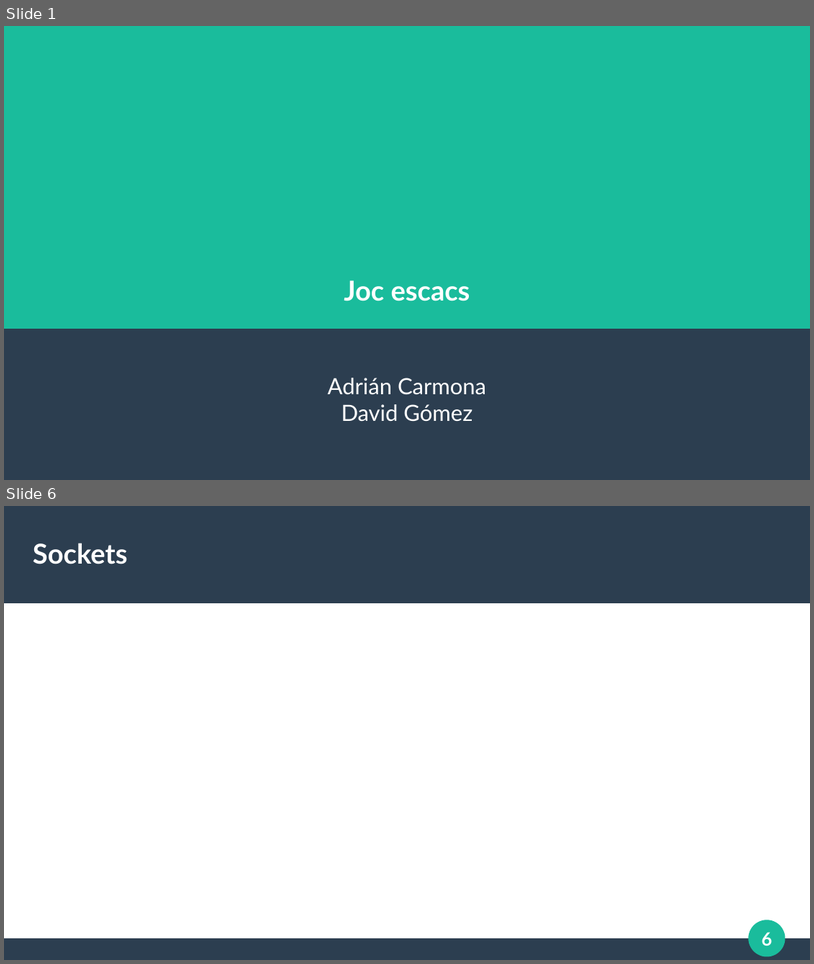
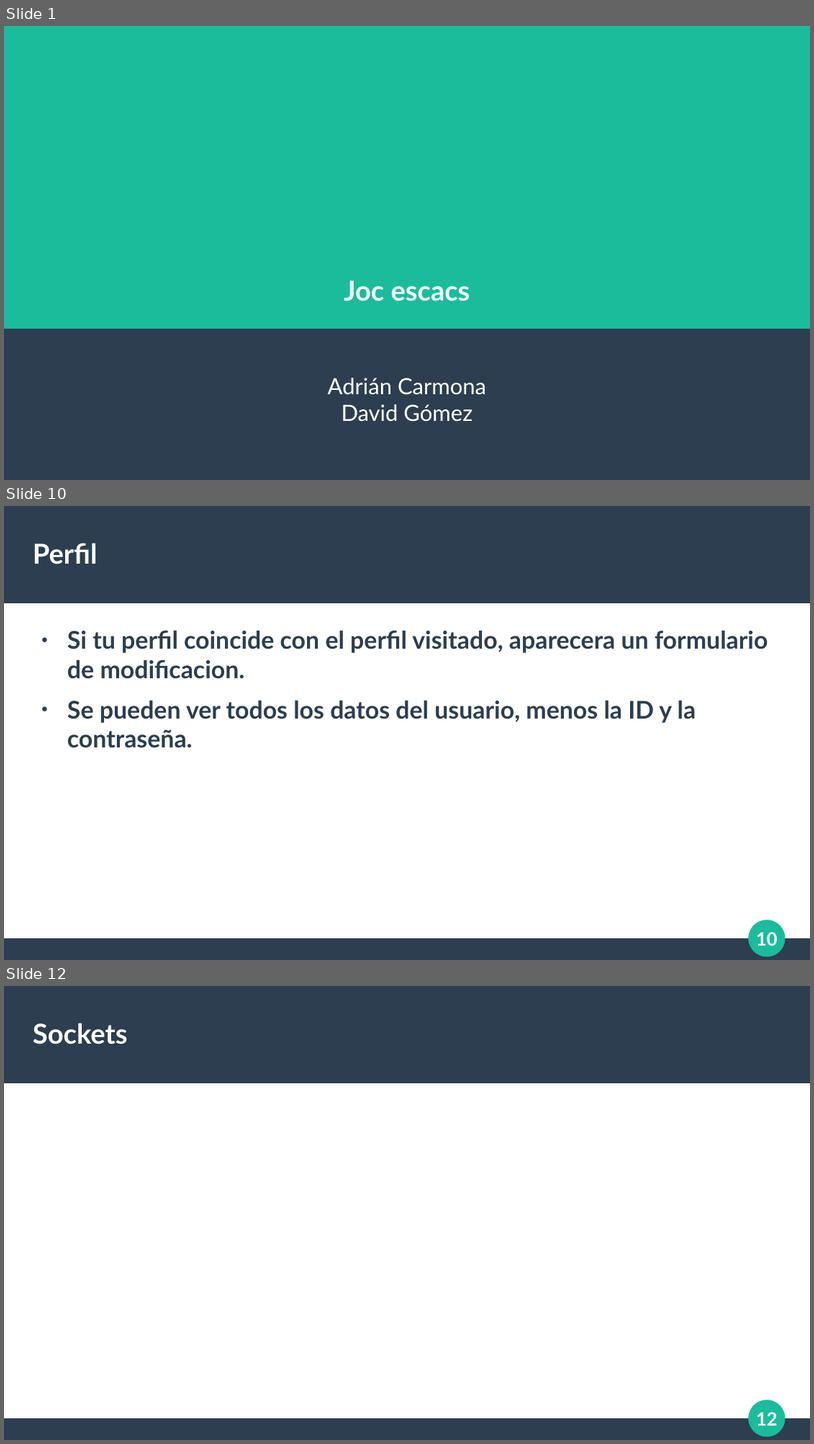
Before and after one commit to El69Man/Chess-Online, a slide deck: Documentación/Exposición.odp. Shown one above the other, each under a label of ours: slides 1 and 6 before the commit, slides 1, 10 and 12 after it; the slides between them are not shown. The pictures are 814x964 and 814x1444 pixels, drawn with LibreOffice and Linux fonts; fonts in the diff are those of the drawing. Boxes give left, top, right and bottom in pixels: in the first picture for what was removed or moved away, otherwise in the second. Text is boxed around its words. In the diff, an @@ line names an element or a change of style, - is before the commit and + after.

```diff
--- a/Documentación/Exposición.odp
+++ b/Documentación/Exposición.odp
@@ slide 10 added at [4, 506, 810, 960], background #FFFFFF; not listed: 4 template elements that a slide beside it also shows @@
@@ title added at [33, 543, 98, 564], 27 pt, text #FFFFFF, bold @@
+Perfil
@@ text added at [67, 630, 768, 748], 24 pt, text #2C3E50, bold @@
+● Si tu perfil coincide con el perfil visitado, aparecera un formulario de modificacion.
+● Se pueden ver todos los datos del usuario, menos la ID y la contraseña.
@@ what was slide 6 is now slide 12 @@
@@ page number at [756, 1412, 777, 1425]: text changed @@
-6
+12
```
Also in this commit, not shown: 3 slides changed, 8 other slides added, 3 slides removed, 5 other files.
